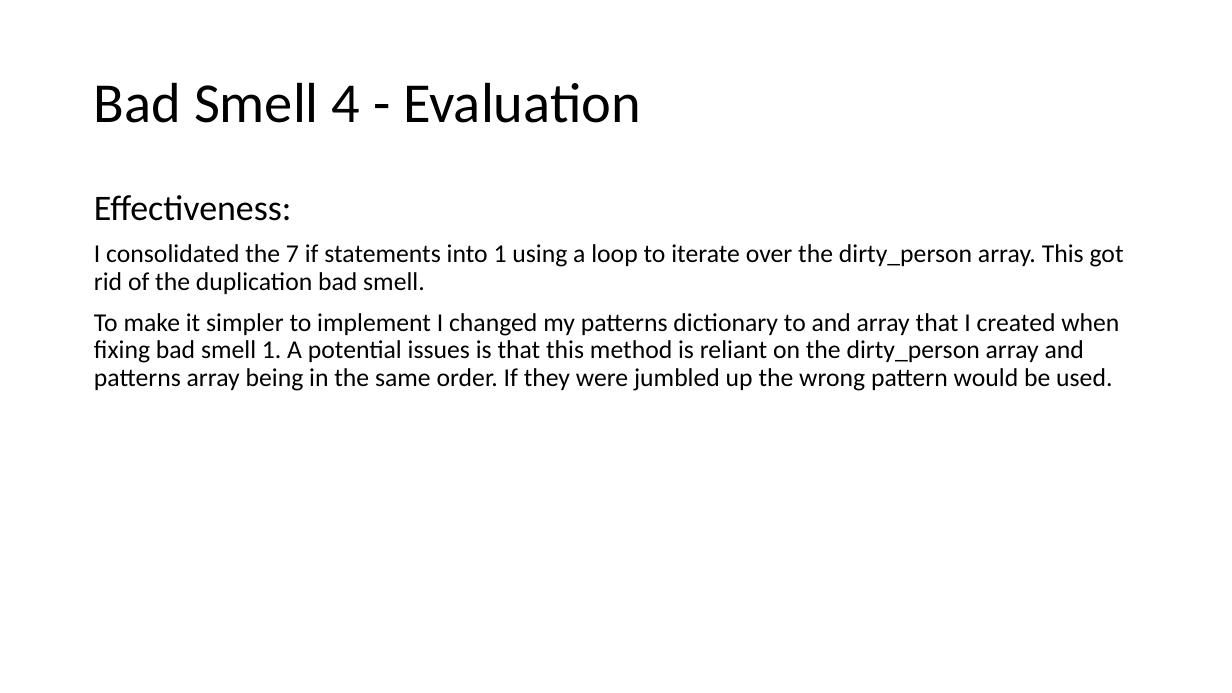
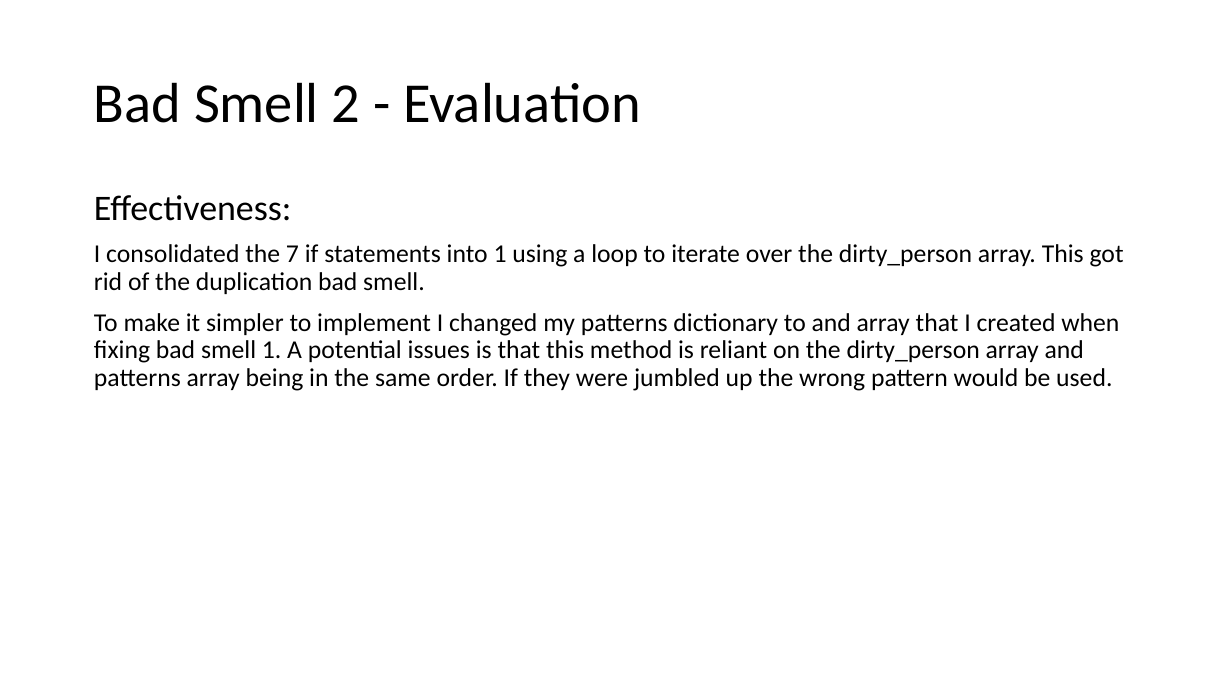
Before and after one commit to steven-snelling/PR301-Assignment_2, a slide deck: slide 19 of bad_smells.pptx (slide 18 before the commit). Drawn at 1232x693 pixels with LibreOffice and Linux fonts; fonts in the diff are those of the drawing. Boxes give left, top, right and bottom in pixels: in the first picture for what was removed or moved away, otherwise in the second. Text is boxed around its words. In the diff, an @@ line names an element or a change of style, - is before the commit and + after.

```diff
--- a/bad_smells.pptx
+++ b/bad_smells.pptx
@@ title at (94, 82, 641, 123): text changed @@
-Bad Smell 4 - Evaluation
+Bad Smell 2 - Evaluation
```
Also in this commit, not shown: 3 other slides changed, 4 slides added, 1 other file.
